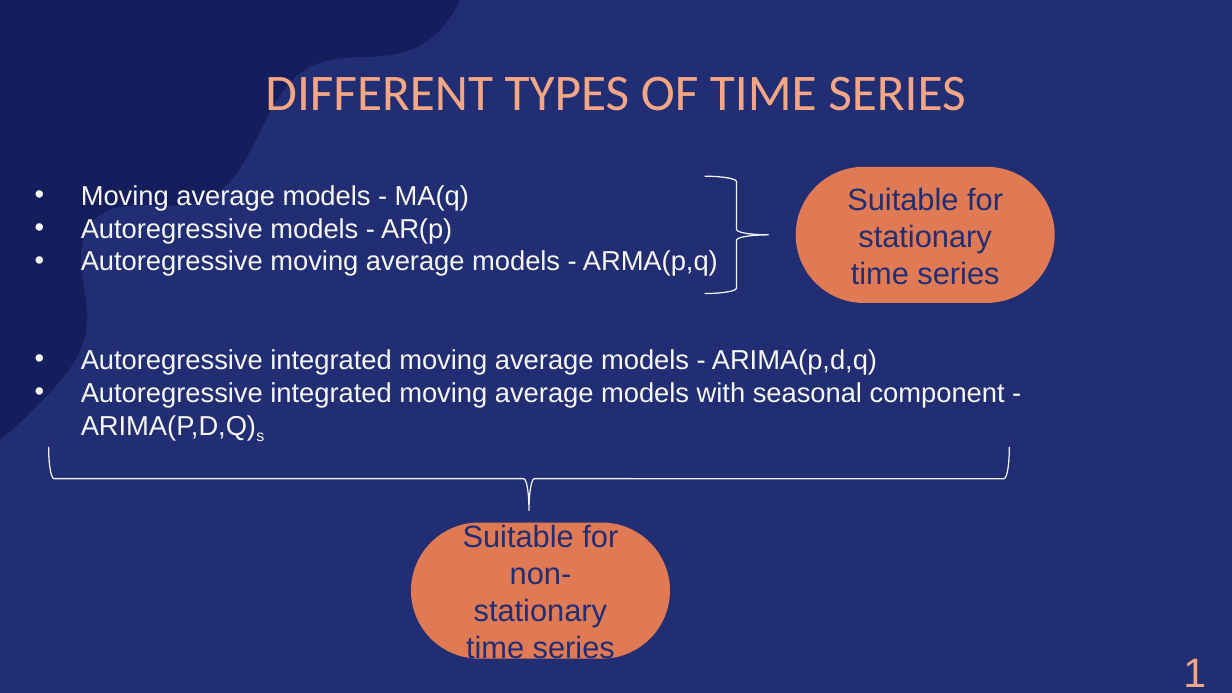
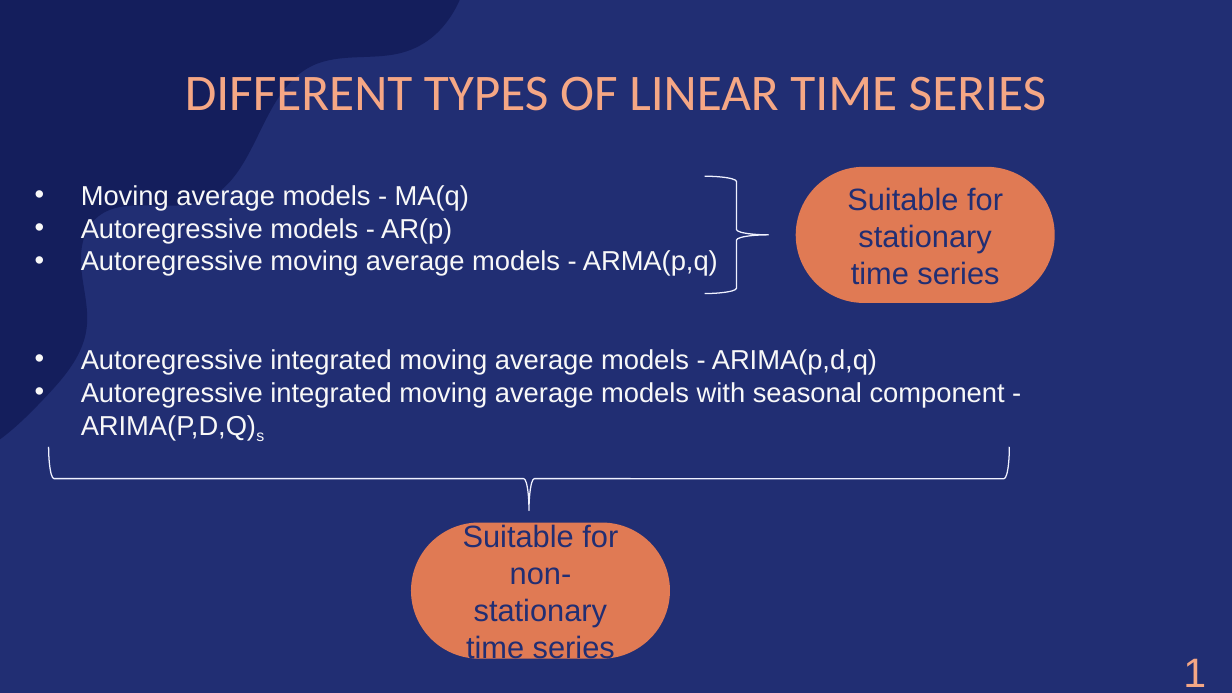
Before and after one commit to amarquard089/Covid19-Hospitalisierungsrate, a slide deck: slide 33 of Praesentation/COVID-19 Hospitalisierungsrate.pptx. Drawn at 1232x693 pixels with LibreOffice and Linux fonts; fonts in the diff are those of the drawing. Boxes give left, top, right and bottom in pixels: in the first picture for what was removed or moved away, otherwise in the second. Text is boxed around its words. In the diff, an @@ line names an element or a change of style, - is before the commit and + after.

```diff
--- a/Praesentation/COVID-19 Hospitalisierungsrate.pptx
+++ b/Praesentation/COVID-19 Hospitalisierungsrate.pptx
@@ title at (185,76,1046,111): text changed @@
-DIFFERENT TYPES OF TIME SERIES
+DIFFERENT TYPES OF LINEAR TIME SERIES
```
Also in this commit, not shown: 2 other slides changed, 1 slide added, 1 slide removed, 2 other files.
